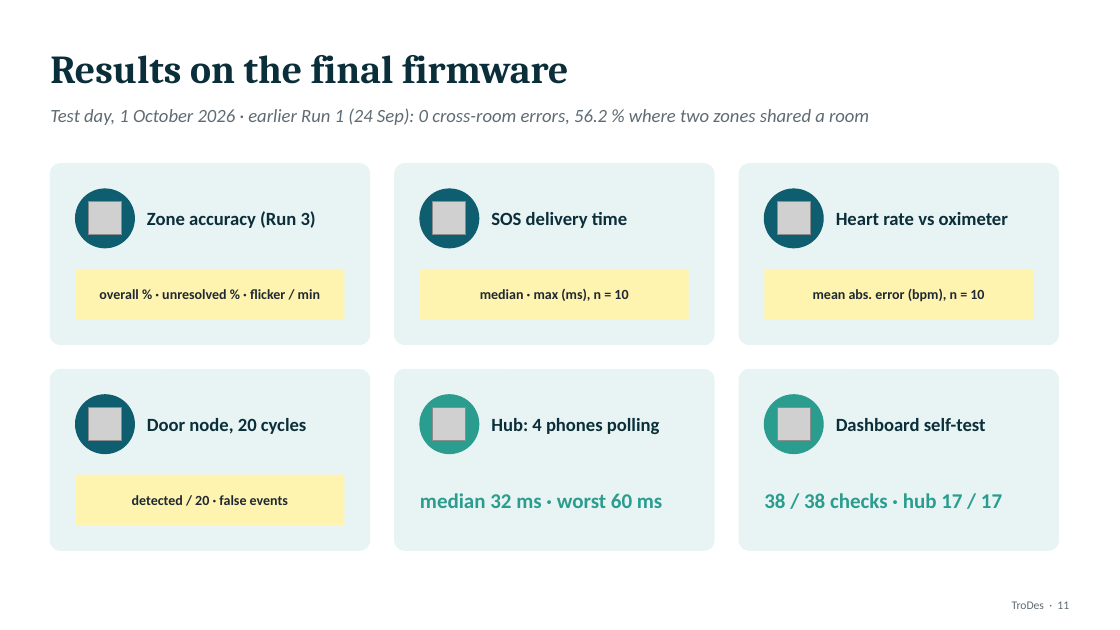
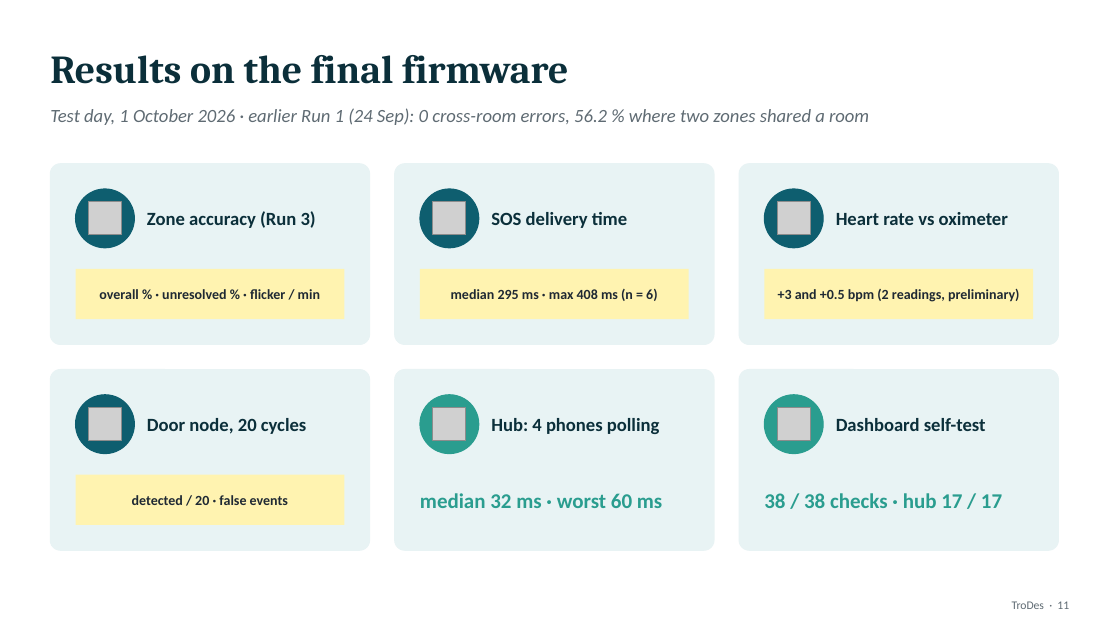
Before and after one commit to Jeju2004/SESEM, a slide deck: slide 11 of deliverables/drafts/TroDes_Defense_Presentation_DRAFT_v0.3.pptx. Drawn at 1120x630 pixels with LibreOffice and Linux fonts; fonts in the diff are those of the drawing; grey boxes stand for pictures. Boxes give left, top, right and bottom in pixels: in the first picture for what was removed or moved away, otherwise in the second. Text is boxed around its words. In the diff, an @@ line names an element or a change of style, - is before the commit and + after.

```diff
--- a/deliverables/drafts/TroDes_Defense_Presentation_DRAFT_v0.3.pptx
+++ b/deliverables/drafts/TroDes_Defense_Presentation_DRAFT_v0.3.pptx
@@ text in rectangle at <box>451,289,657,301</box>: text changed @@
-median · max (ms), n = 10
+median 295 ms · max 408 ms (n = 6)
@@ text in rectangle at <box>778,289,1019,302</box>: text changed @@
-mean abs. error (bpm), n = 10
++3 and +0.5 bpm (2 readings, preliminary)
```
Also in this commit, not shown: 5 other files.
